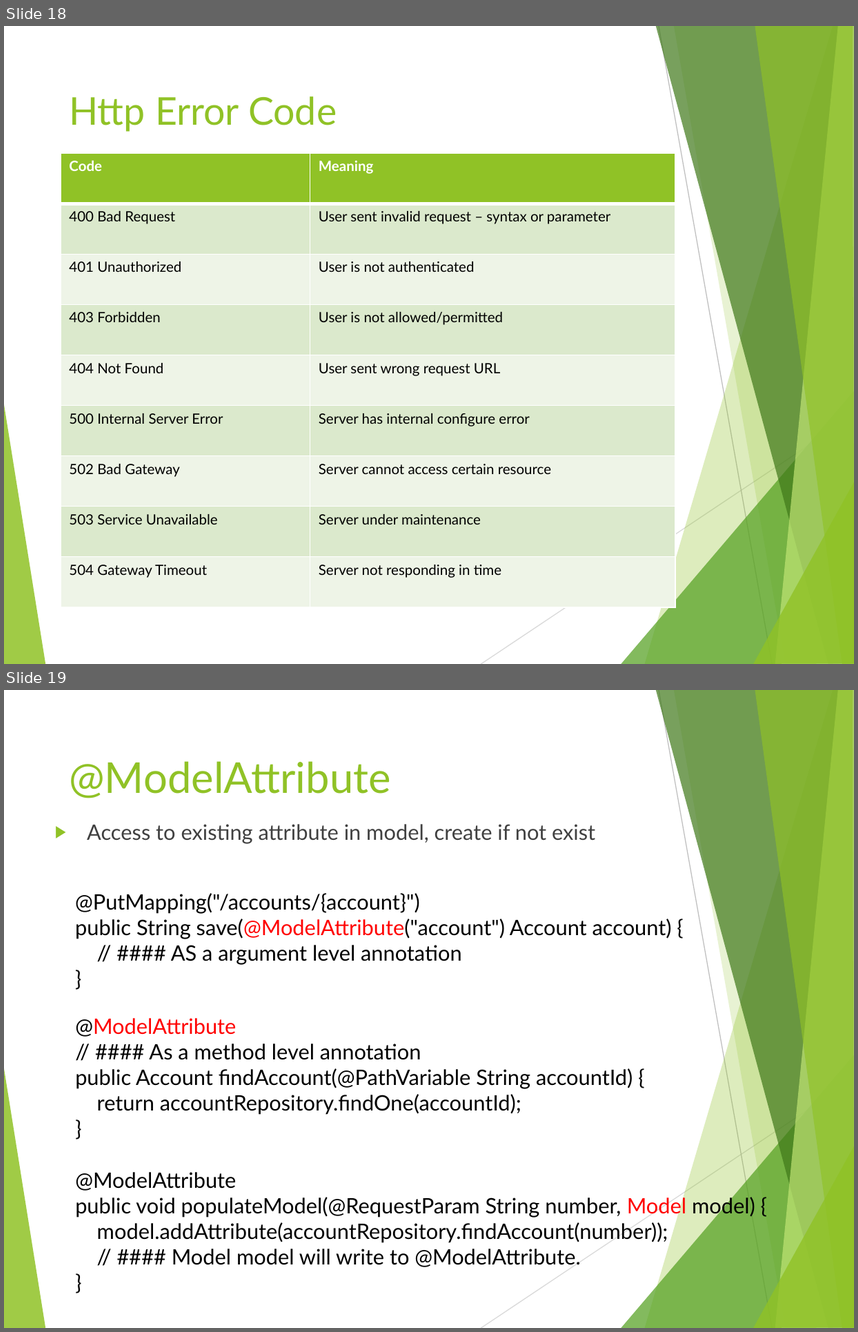
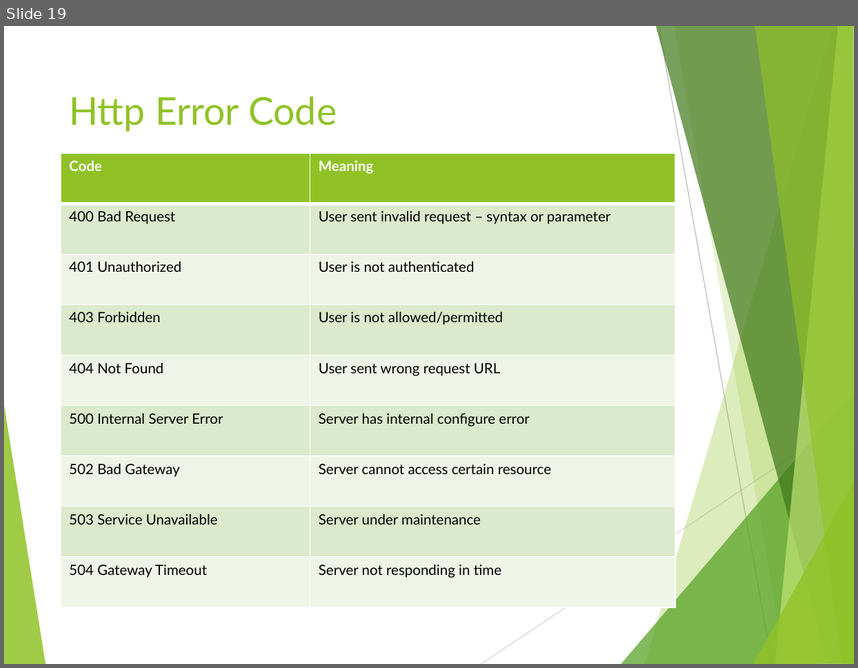
Before and after one commit to liqichen168/Course-May-2019, a slide deck: powerpoints/3_MVC.pptx. Shown one above the other, each under a label of ours: slides 18 and 19 before the commit, slide 19 after it. The pictures are 858x1332 and 858x668 pixels, drawn with LibreOffice and Linux fonts; fonts in the diff are those of the drawing. Boxes give left, top, right and bottom in pixels: in the first picture for what was removed or moved away, otherwise in the second. Text is boxed around its words. In the diff, an @@ line names an element or a change of style, - is before the commit and + after.

```diff
--- a/powerpoints/3_MVC.pptx
+++ b/powerpoints/3_MVC.pptx
@@ slide 19 removed at <box>4,690,854,1328</box>, background #FFFFFF; not listed: 10 template elements that a slide beside it also shows @@
@@ title removed at <box>69,761,390,798</box> @@
-@ModelAttribute
@@ text removed at <box>87,824,595,844</box> @@
-▶ Access to existing attribute in model, create if not exist
@@ text removed at <box>75,893,672,965</box> @@
-@PutMapping("/accounts/{account}")
-public String save(@ModelAttribute("account") Account account) {
-// #### AS a argument level annotation
-}
@@ text removed at <box>75,1018,633,1114</box> @@
-@ModelAttribute
-// #### As a method level annotation
-public Account findAccount(@PathVariable String accountId) {
-return accountRepository.findOne(accountId);
-}
@@ text removed at <box>75,1172,755,1267</box> @@
-@ModelAttribute
-public void populateModel(@RequestParam String number, Model model) {
-model.addAttribute(accountRepository.findAccount(number));
-// #### Model model will write to @ModelAttribute.
-}
@@ what was slide 18 is now slide 19 @@
```
Also in this commit, not shown: 6 slides changed, 7 slides added, 6 other slides removed.
